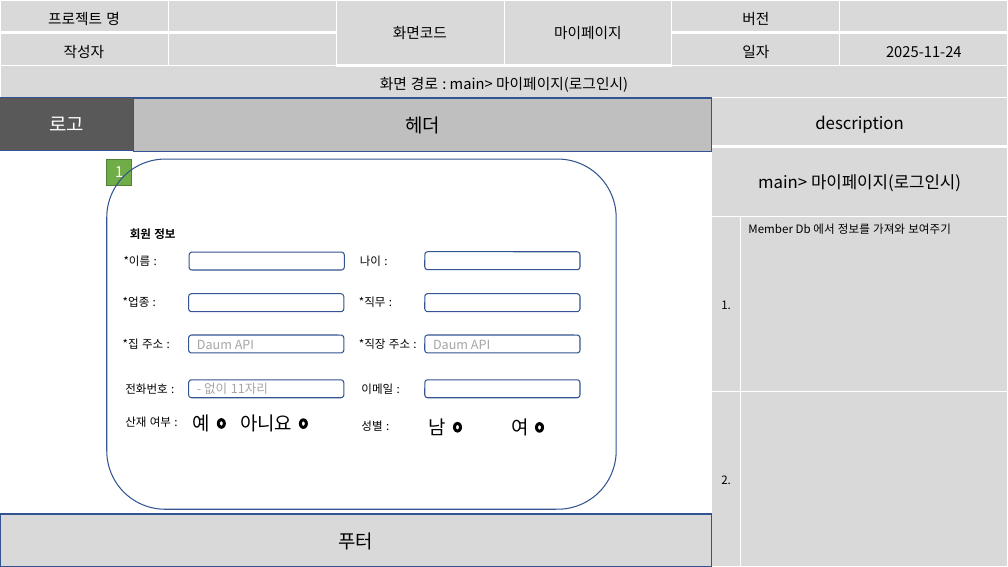
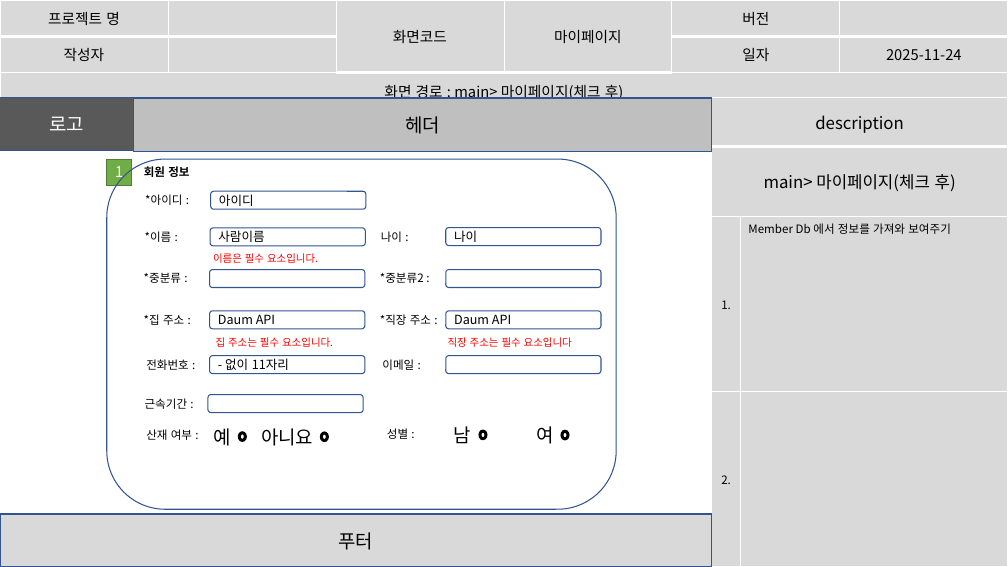
Before and after one commit to imyongchan/source, a slide deck: slide 19 of 스토리보드- 11.20/스토리보드_종합중.pptx. Drawn at 1008x567 pixels with LibreOffice and Linux fonts; fonts in the diff are those of the drawing. Boxes give left, top, right and bottom in pixels: in the first picture for what was removed or moved away, otherwise in the second. Text is boxed around its words. In the diff, an @@ line names an element or a change of style, - is before the commit and + after.

```diff
--- a/스토리보드- 11.20/스토리보드_종합중.pptx
+++ b/스토리보드- 11.20/스토리보드_종합중.pptx
@@ table at bbox=[0, 0, 1007, 103] @@
-row 3, column 1: 화면 경로 : main> 마이페이지(로그인시)
+row 3, column 1: 화면 경로 : main> 마이페이지(체크 후)
@@ table at bbox=[712, 98, 1008, 567] @@
-row 2, column 1: main> 마이페이지(로그인시)
+row 2, column 1: main> 마이페이지(체크 후)
@@ text "회원 정보": place and size @@
-text "회원 정보" at bbox=[130, 228, 175, 239]
+text "회원 정보" at bbox=[144, 166, 189, 177]
@@ text added at bbox=[145, 194, 182, 205], 11 pt, text #000000 @@
+*아이디 :
@@ rounded rectangle added at bbox=[211, 191, 366, 209], fill #FFFFFF, outline #325491 1 pt, 12 pt, text #000000 @@
+아이디
@@ rounded rectangle added at bbox=[210, 228, 365, 246], fill #FFFFFF, outline #325491 1 pt, 12 pt, text #000000 @@
+사람이름
@@ rounded rectangle added at bbox=[446, 228, 601, 246], fill #FFFFFF, outline #325491 1 pt, 12 pt, text #000000 @@
+나이
@@ text added at bbox=[213, 253, 318, 263], 10 pt, text #FF0000 @@
+이름은 필수 요소입니다.
@@ text removed at bbox=[123, 296, 150, 307] @@
-*업종 :
@@ text added at bbox=[144, 273, 181, 283], 11 pt, text #000000 @@
+*중분류 :
@@ rounded rectangle: place and size @@
-rounded rectangle at bbox=[189, 252, 344, 270]
+rounded rectangle at bbox=[209, 270, 364, 288]
@@ text removed at bbox=[359, 296, 386, 307] @@
-*직무 :
@@ text added at bbox=[380, 273, 424, 283], 11 pt, text #000000 @@
+*중분류2 :
@@ rounded rectangle removed at bbox=[425, 294, 580, 312] @@
@@ rounded rectangle: place and size @@
-rounded rectangle at bbox=[425, 252, 580, 270]
+rounded rectangle at bbox=[446, 270, 601, 288]
@@ text colour #A6A6A6 to #000000 in 3 elements at bbox=[209, 311, 364, 329], bbox=[209, 355, 364, 374], bbox=[446, 311, 601, 329] @@
@@ text added at bbox=[216, 337, 333, 347], 10 pt, text #FF0000 @@
+집 주소는 필수 요소입니다.
@@ 6 texts, 4 rounded rectangles: place and size @@
-6 texts, 4 rounded rectangles at bbox=[123, 255, 580, 398]
+6 texts, 4 rounded rectangles at bbox=[144, 231, 601, 374]
@@ text added at bbox=[448, 337, 572, 347], 10 pt, text #FF0000 @@
+직장 주소는 필수 요소입니다
@@ text added at bbox=[145, 398, 188, 409], 11 pt, text #000000 @@
+근속기간 :
@@ rounded rectangle: place and size @@
-rounded rectangle at bbox=[189, 294, 344, 312]
+rounded rectangle at bbox=[208, 395, 363, 413]
@@ 3 texts, 2 donuts: place and size @@
-3 texts, 2 donuts at bbox=[125, 414, 308, 432]
+3 texts, 2 donuts at bbox=[146, 428, 329, 446]
@@ 3 texts: place and size @@
-3 texts at bbox=[361, 418, 528, 436]
+3 texts at bbox=[387, 426, 554, 444]
@@ donut: place and size @@
-donut at bbox=[454, 423, 462, 433]
+donut at bbox=[479, 430, 488, 440]
@@ donut: place and size @@
-donut at bbox=[535, 423, 544, 433]
+donut at bbox=[561, 430, 569, 440]
```
Also in this commit, not shown: 9 other slides changed, 10 slides added, 2 slides removed.
